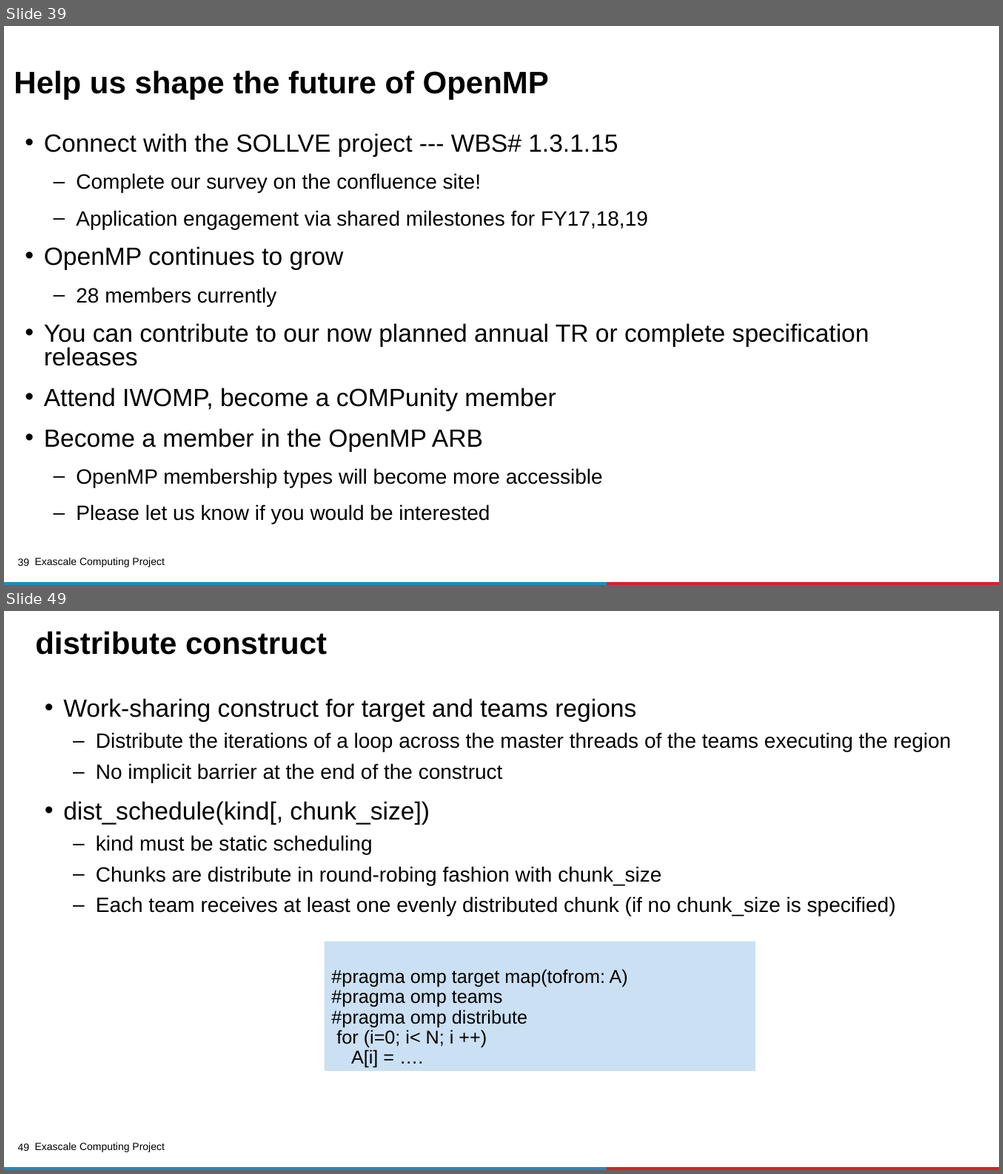
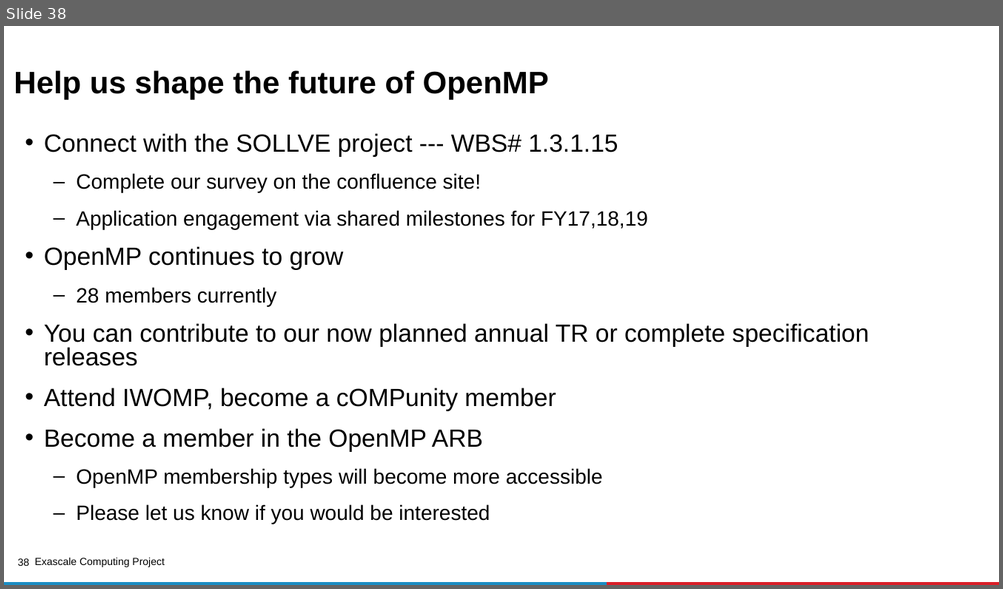
Before and after one commit to kongm/ecp-openmp-material, a slide deck: MPI-OpenMP-tutorial.pptx. Shown one above the other, each under a label of ours: slides 39 and 49 before the commit, slide 38 after it; the slides between them are not shown. The pictures are 1003x1174 and 1003x589 pixels, drawn with LibreOffice and Linux fonts; fonts in the diff are those of the drawing; background and template pictures are left out. Boxes give left, top, right and bottom in pixels: in the first picture for what was removed or moved away, otherwise in the second. Text is boxed around its words. In the diff, an @@ line names an element or a change of style, - is before the commit and + after.

```diff
--- a/MPI-OpenMP-tutorial.pptx
+++ b/MPI-OpenMP-tutorial.pptx
@@ slide 49 removed at bbox=[4, 611, 999, 1170], background #FFFFFF; not listed: 4 template elements that a slide beside it also shows @@
@@ title removed at bbox=[35, 631, 327, 655] @@
-distribute construct
@@ text removed at bbox=[63, 698, 950, 916] @@
-• Work-sharing construct for target and teams regions
-  – Distribute the iterations of a loop across the master threads of the teams executing the region
-  – No implicit barrier at the end of the construct
-• dist_schedule(kind[, chunk_size])
-  – kind must be static scheduling
-  – Chunks are distribute in round-robing fashion with chunk_size
-  – Each team receives at least one evenly distributed chunk (if no chunk_size is specified)
@@ rectangle removed at bbox=[324, 942, 755, 1071] @@
-#pragma omp target map(tofrom: A)
-#pragma omp teams
-#pragma omp distribute
-for (i=0; i< N; i ++)
-A[i] = ….
@@ what was slide 39 is now slide 38 @@
@@ page number at bbox=[18, 559, 30, 566]: text changed @@
-39
+38
```
Also in this commit, not shown: 4 slides changed, 1 slide added, 14 other slides removed.
